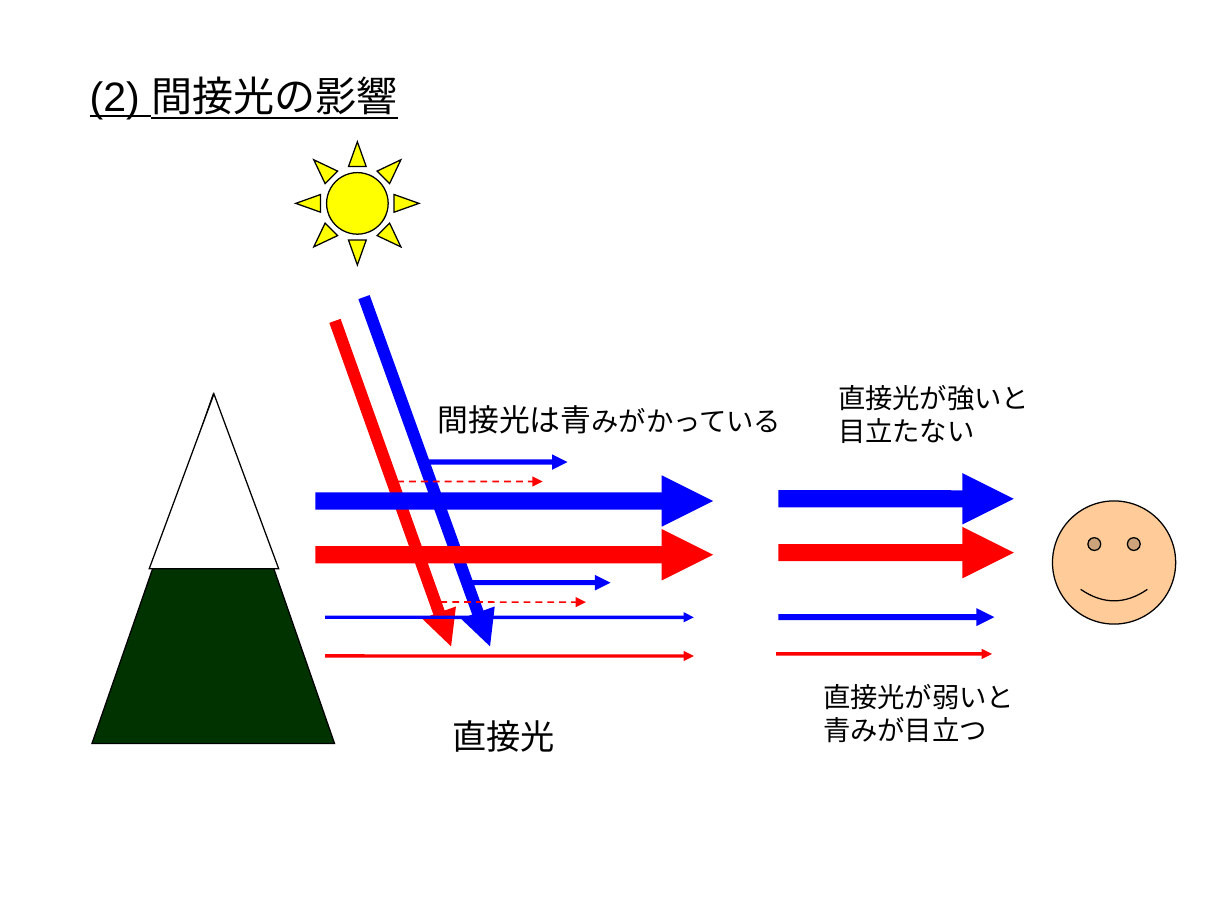
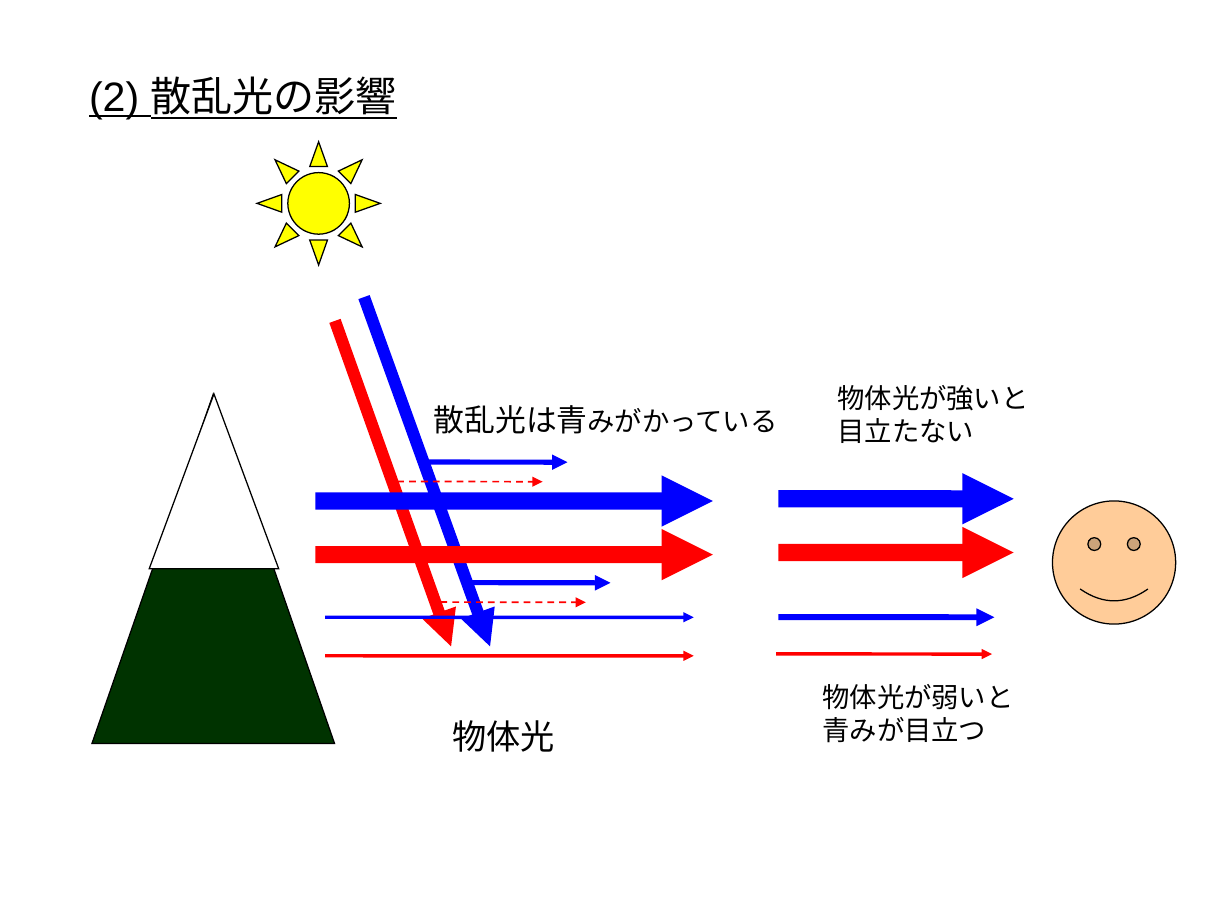
Before and after one commit to kuh96/kuh96.github.io, a slide deck: slide 2 of blog/source/images/blue~2AD99.ppt. Drawn at 1232x924 pixels with LibreOffice and Linux fonts; fonts in the diff are those of the drawing. Boxes give left, top, right and bottom in pixels: in the first picture for what was removed or moved away, otherwise in the second. Text is boxed around its words. In the diff, an @@ line names an element or a change of style, - is before the commit and + after.

```diff
--- a/blog/source/images/blue~2AD99.ppt
+++ b/blog/source/images/blue~2AD99.ppt
@@ text at <box>89,76,397,119</box>: text changed @@
-(2) 間接光の影響
+(2) 散乱光の影響
@@ sun: place and size @@
-sun at <box>296,142,419,265</box>
+sun at <box>257,142,381,265</box>
@@ text at <box>838,385,1029,443</box>: text changed @@
-直接光が強いと
-目立たない
+物体光が強いと
+目立たない
@@ text at <box>434,405,778,434</box>: text changed @@
-間接光は青みがかっている
+散乱光は青みがかっている
@@ text at <box>823,684,1014,710</box>: text changed @@
-直接光が弱いと
+物体光が弱いと
@@ text at <box>452,720,555,752</box>: text changed @@
-直接光
+物体光
```
Also in this commit, not shown: 1 other slide changed, 23 other files.
